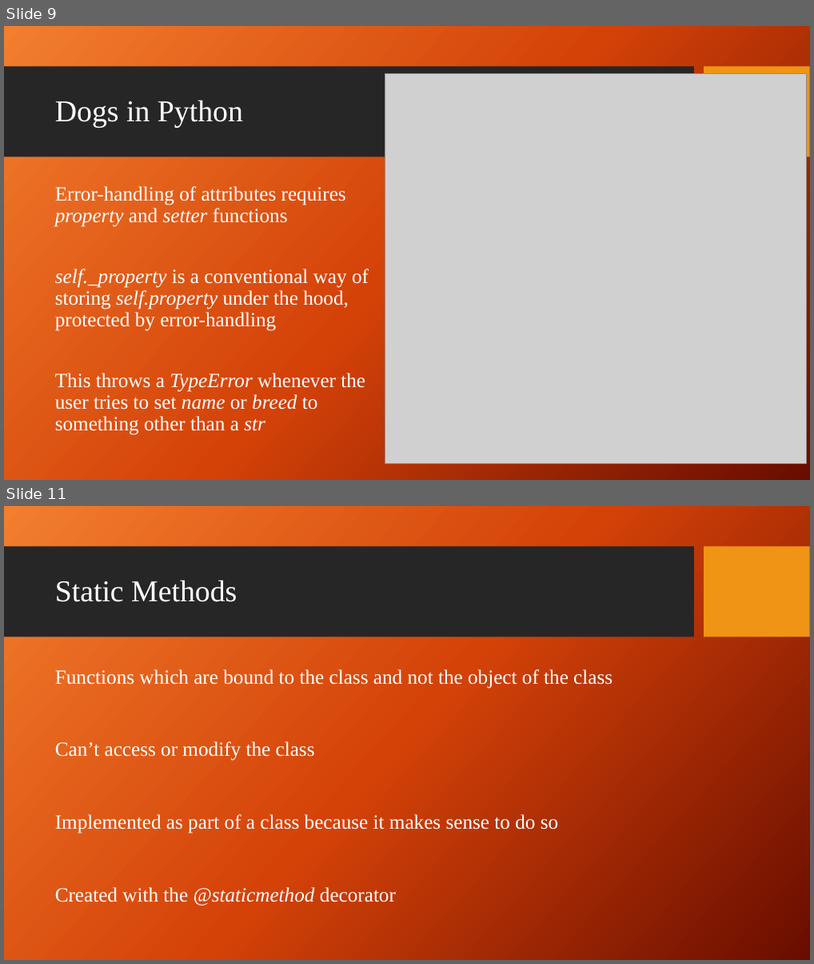
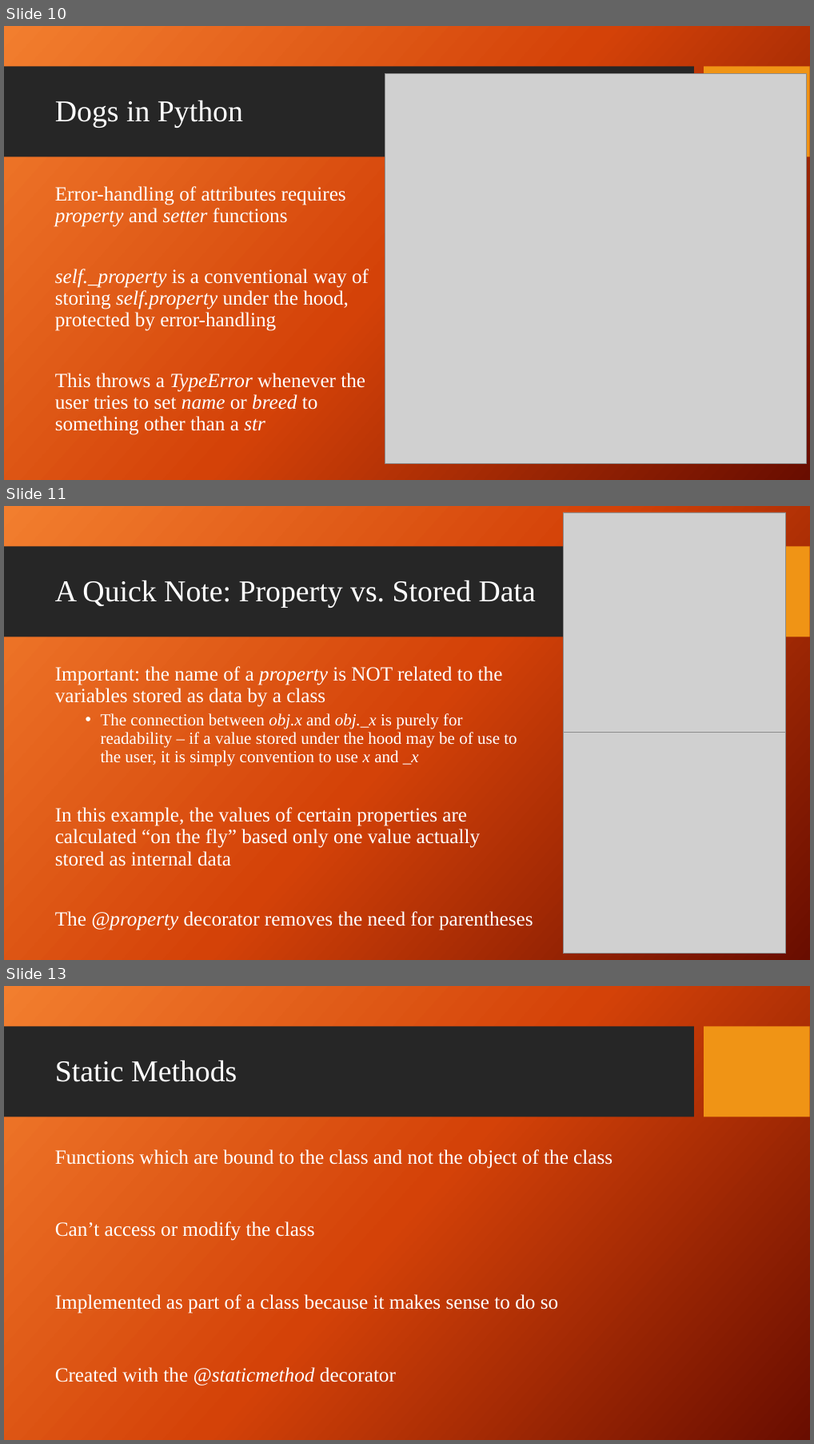
Before and after one commit to giganano/PythonBootcamp, a slide deck: slides/classes.pptx. Shown one above the other, each under a label of ours: slides 9 and 11 before the commit, slides 10, 11 and 13 after it; the slides between them are not shown. The pictures are 814x964 and 814x1444 pixels, drawn with LibreOffice and Linux fonts; fonts in the diff are those of the drawing; grey boxes stand for pictures; background and template pictures are left out. Boxes give left, top, right and bottom in pixels: in the first picture for what was removed or moved away, otherwise in the second. Text is boxed around its words. In the diff, an @@ line names an element or a change of style, - is before the commit and + after.

Commit message:
slides: minor session 3 revisions, additional examples for session 4

```diff
--- a/slides/classes.pptx
+++ b/slides/classes.pptx
@@ slide 11 added at box(4, 506, 810, 960), background picture (left out); not listed: 2 template elements that a slide beside it also shows @@
@@ picture added at box(563, 512, 786, 733) @@
@@ title added at box(55, 580, 536, 607), 36 pt, text #FFFFFF @@
+A Quick Note: Property vs. Stored Data
@@ text added at box(55, 666, 534, 930), 24 pt, text #FFFFFF @@
+Important: the name of a property is NOT related to the variables stored as data by a class
+  • The connection between obj.x and obj._x is purely for readability – if a value stored under the hood may be of use to the user, it is simply convention to use x and _x
+In this example, the values of certain properties are calculated “on the fly” based only one value actually stored as internal data
+The @property decorator removes the need for parentheses
@@ picture added at box(563, 732, 786, 953) @@
@@ what was slide 9 is now slide 10 @@
@@ what was slide 11 is now slide 13 @@
```
Also in this commit, not shown: 1 slide changed, 1 other slide added, 3 other files.
